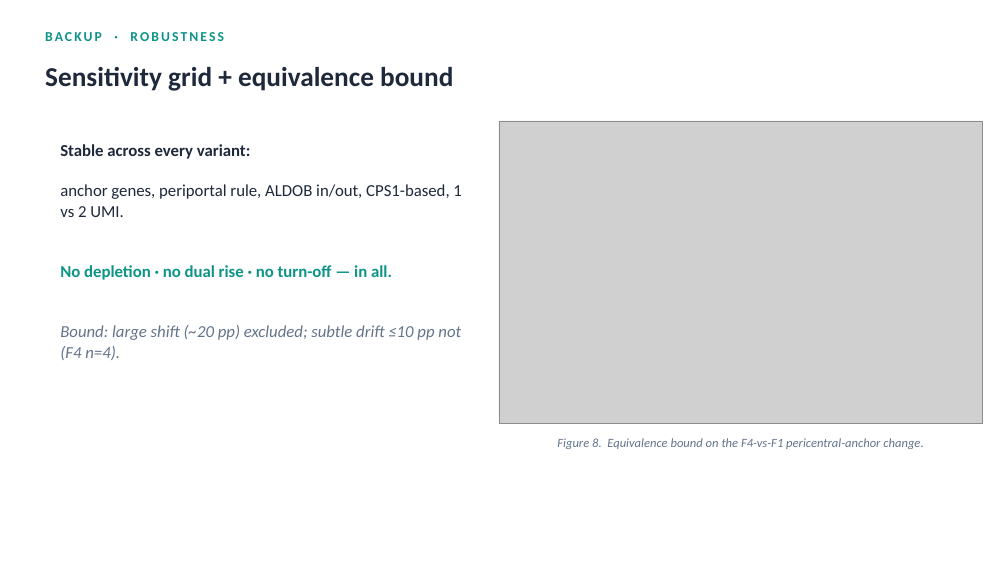
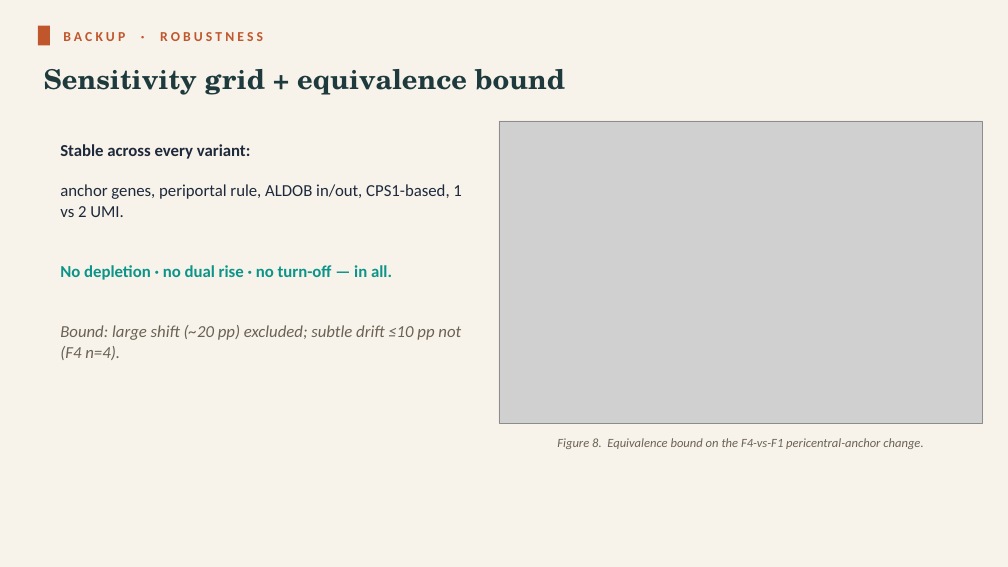
Before and after one commit to roeetekoah/liver-zonation, a slide deck: slide 16 of presentation/MASLD_zonation.pptx. Drawn at 1008x567 pixels with LibreOffice and Linux fonts; fonts in the diff are those of the drawing; grey boxes stand for pictures. Boxes give left, top, right and bottom in pixels: in the first picture for what was removed or moved away, otherwise in the second. Text is boxed around its words. In the diff, an @@ line names an element or a change of style, - is before the commit and + after.

```diff
--- a/presentation/MASLD_zonation.pptx
+++ b/presentation/MASLD_zonation.pptx
@@ background #FFFFFF to #F7F3EB @@
@@ rectangle added at [38,26,50,45], fill #C0562B @@
@@ text "BACKUP · ROBUSTNESS": place and size @@
-text "BACKUP · ROBUSTNESS" at [45,32,224,41]
+text "BACKUP · ROBUSTNESS" at [63,32,263,41]
@@ text "BACKUP · ROBUSTNESS" at [63,32,263,41]: text colour #0D9488 to #C0562B, letter spacing 2 to 3 pt @@
@@ text "Sensitivity grid + equivalence bound" at [44,69,565,95]: font Calibri to TeX Gyre Schola, text colour #1E293B to #1F3A3D @@
@@ text at [60,325,461,360]: text colour #64748B to #6B6256 in "Bound: large shift (~20 pp) excluded; subtle ..." @@
@@ text "Figure 8. Equivalence bound on ..." at [557,438,923,449]: text colour #64748B to #6B6256 @@
```
Also in this commit, not shown: 18 other slides changed, 41 other files.
